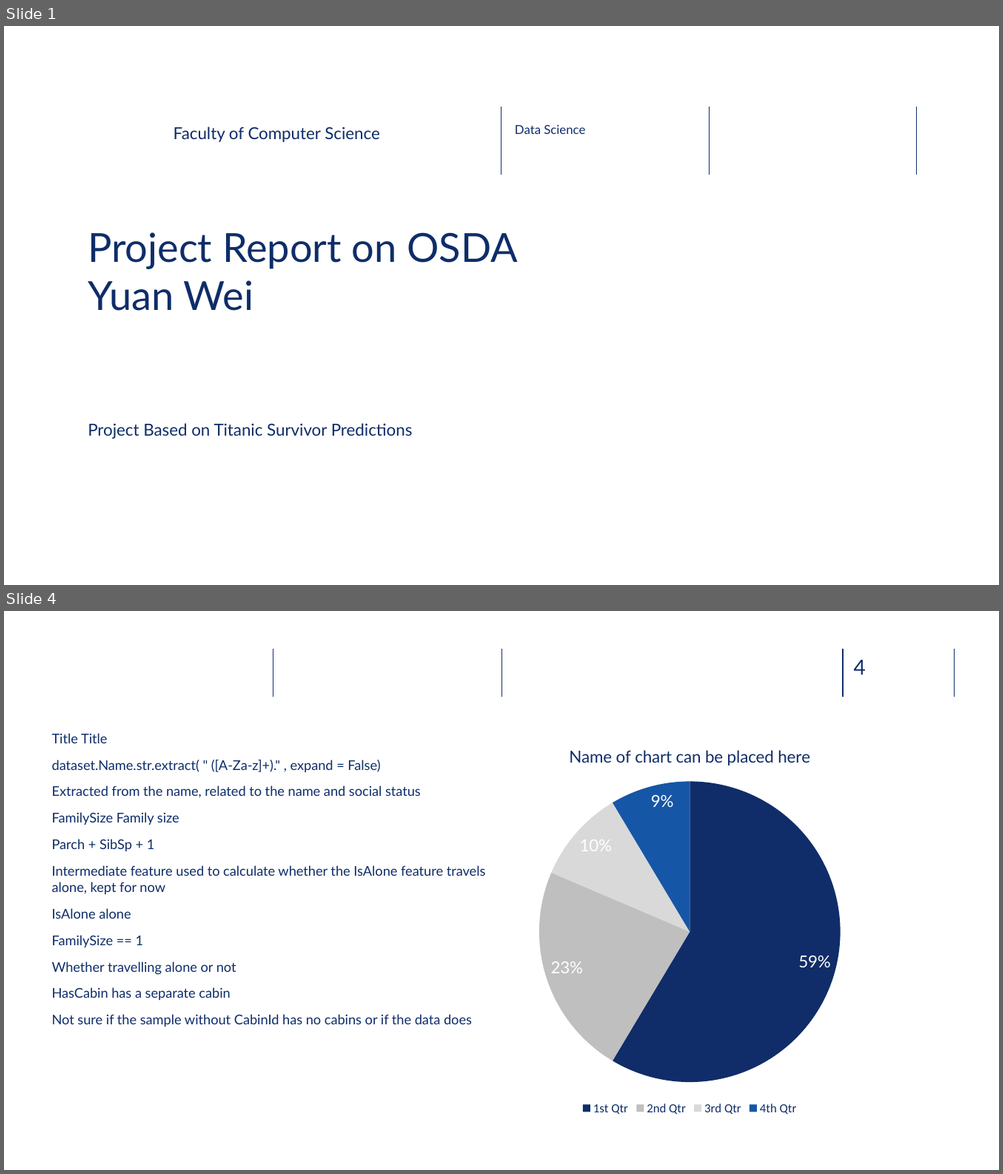
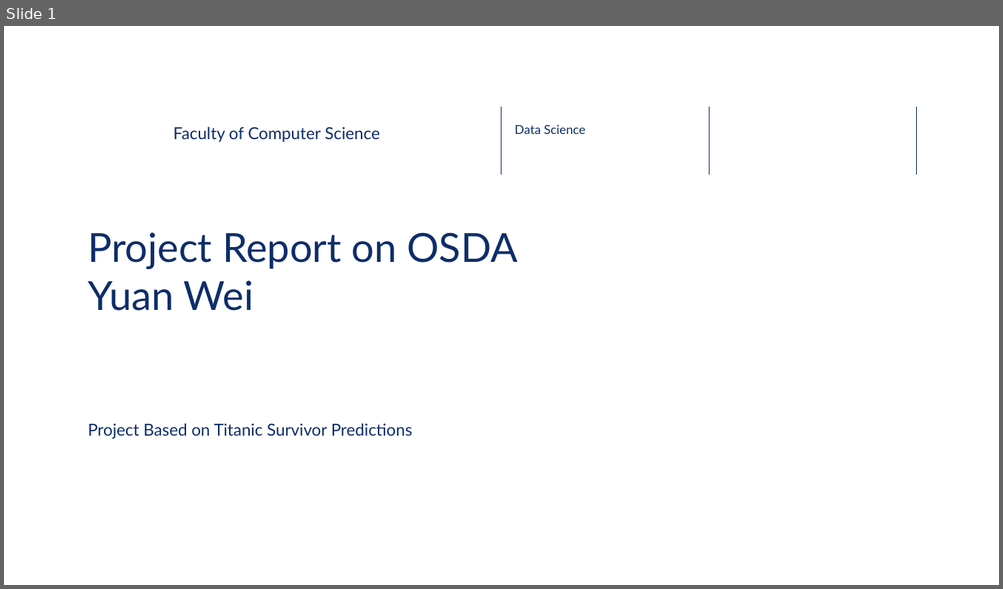
Before and after one commit to zuoxu3310/LazyFCA, a slide deck: Project Report on OSDA.pptx. Shown one above the other, each under a label of ours: slides 1 and 4 before the commit, slide 1 after it; the slides between them are not shown. The pictures are 1003x1174 and 1003x589 pixels, drawn with LibreOffice and Linux fonts; fonts in the diff are those of the drawing; background and template pictures are left out. Boxes give left, top, right and bottom in pixels: in the first picture for what was removed or moved away, otherwise in the second. Text is boxed around its words. In the diff, an @@ line names an element or a change of style, - is before the commit and + after.

```diff
--- a/Project Report on OSDA.pptx
+++ b/Project Report on OSDA.pptx
@@ slide 4 removed at box(4, 611, 999, 1170), background picture (left out) @@
@@ line removed from (273, 649) to (273, 697) @@
@@ line removed from (502, 649) to (502, 697) @@
@@ line removed from (842, 649) to (842, 697) @@
@@ line removed from (954, 649) to (954, 697) @@
@@ page number removed at box(854, 660, 865, 675) @@
-4
@@ text removed at box(52, 733, 486, 1027) @@
-Title Title
-dataset.Name.str.extract( " ([A-Za-z]+)." , expand = False)
-Extracted from the name, related to the name and social status
-FamilySize Family size
-Parch + SibSp + 1
-Intermediate feature used to calculate whether the IsAlone feature travels alone, kept for now
-IsAlone alone
-FamilySize == 1
-Whether travelling alone or not
-HasCabin has a separate cabin
-Not sure if the sample without CabinId has no cabins or if the data does
@@ pie chart removed at box(426, 730, 954, 1119) @@
-title "Name of chart can be placed here"
-categories: 1st Qtr, 2nd Qtr, 3rd Qtr, 4th Qtr
-Series 1: 59, 23, 10, 9
```
Also in this commit, not shown: 7 slides changed, 8 slides added, 1 other file.
